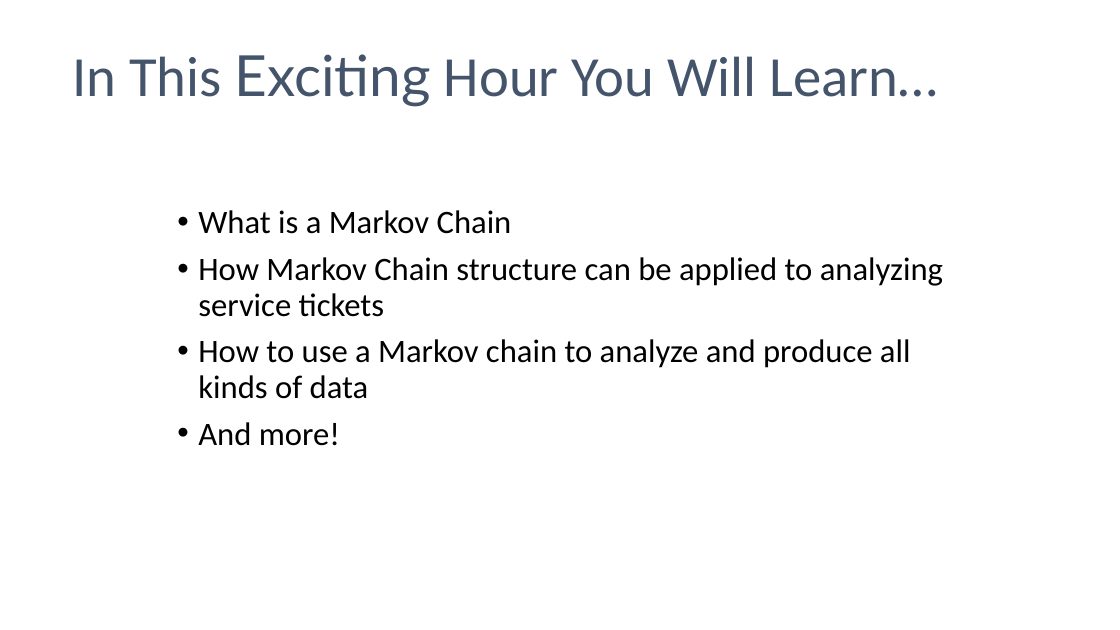
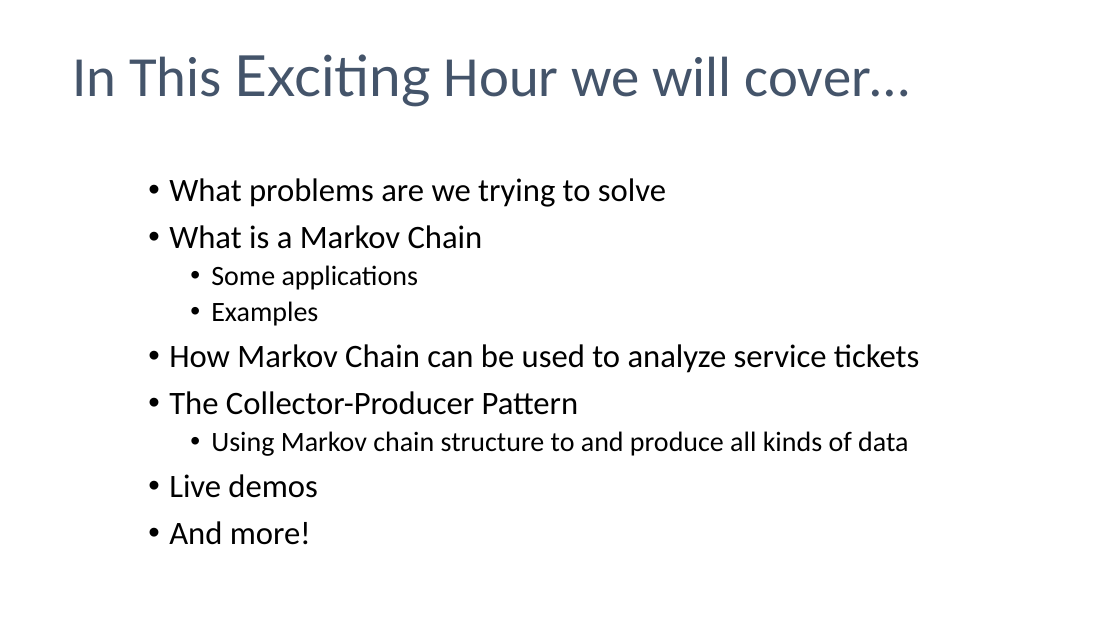
Before and after one commit to dwbzen/commonlib, a slide deck: slide 2 of doc/Markov Chain Lunch and Learn.pptx. Drawn at 1120x630 pixels with LibreOffice and Linux fonts; fonts in the diff are those of the drawing; background and template pictures are left out. Boxes give left, top, right and bottom in pixels: in the first picture for what was removed or moved away, otherwise in the second. Text is boxed around its words. In the diff, an @@ line names an element or a change of style, - is before the commit and + after.

Commit message:
Updated presentation

```diff
--- a/doc/Markov Chain Lunch and Learn.pptx
+++ b/doc/Markov Chain Lunch and Learn.pptx
@@ title at [72, 54, 910, 106]: text changed @@
-In This Exciting Hour You Will Learn…
+In This Exciting Hour we will cover…
@@ text "What problems are we trying ...": place and size @@
-text "What problems are we trying ..." at [198, 210, 943, 399]
+text "What problems are we trying ..." at [169, 178, 919, 545]
@@ text at [169, 178, 666, 207]: paragraph added @@
+• What problems are we trying to solve
@@ text at [169, 265, 919, 498]: text changed @@
-• How Markov Chain structure can be applied to analyzing service tickets
-• How to use a Markov chain to analyze and produce all kinds of data
+  • Some applications
+  • Examples
+• How Markov Chain can be used to analyze service tickets
+• The Collector-Producer Pattern
+  • Using Markov chain structure to and produce all kinds of data
+• Live demos
```
Also in this commit, not shown: 9 other slides changed, 3 slides added.
